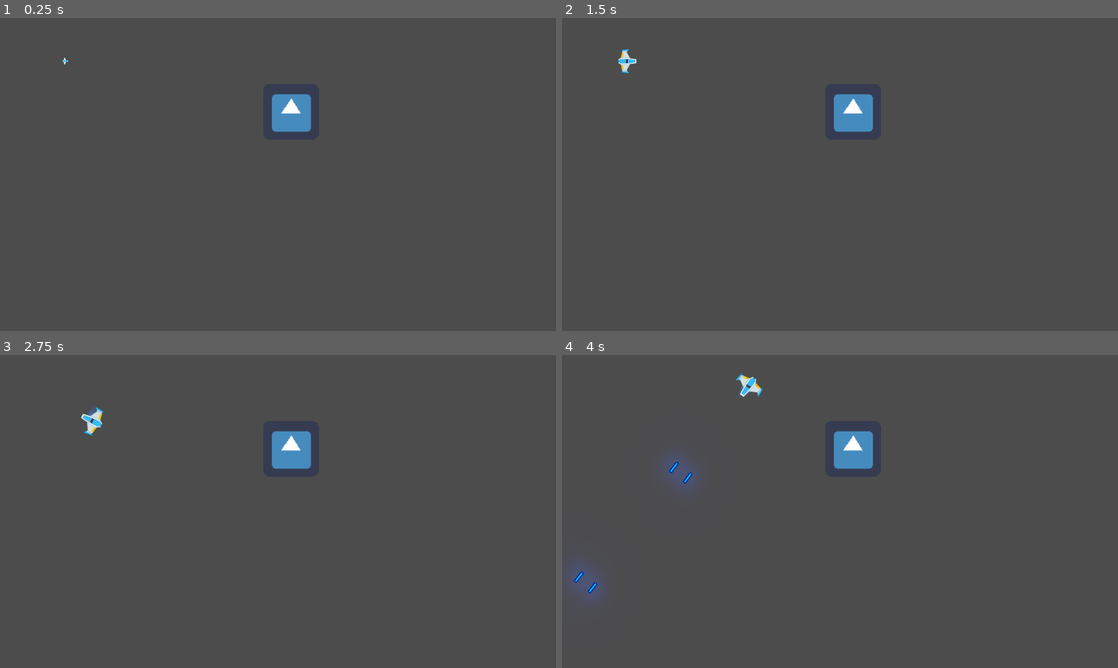
Above: before the commit, frames 1-4 (two rows, left to right).
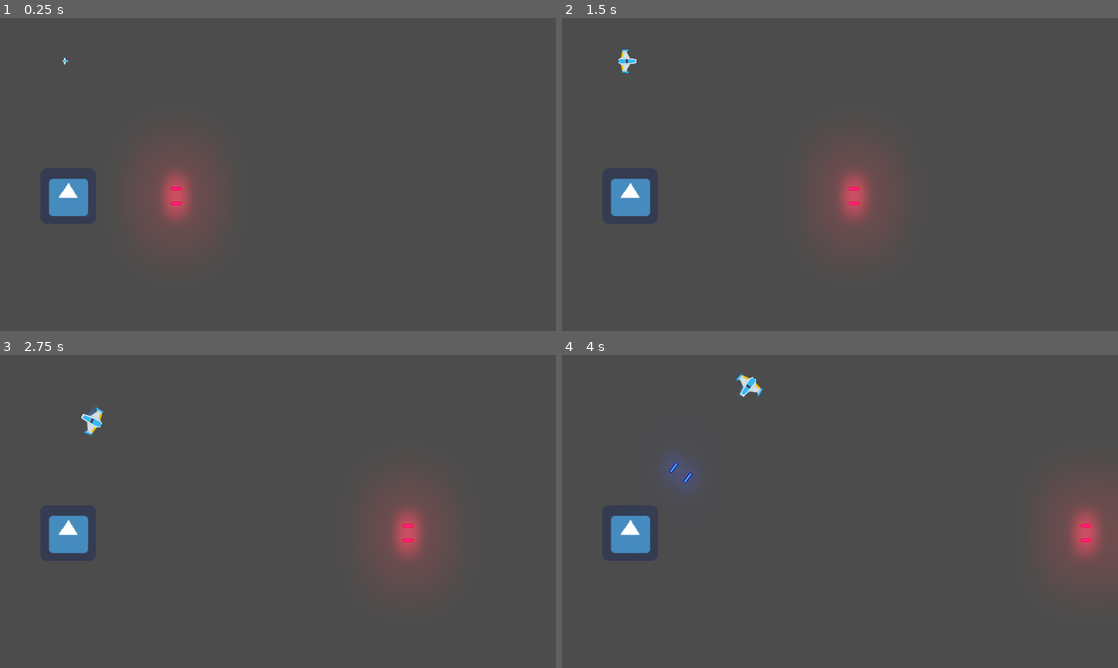
Above: after the commit, the same moments.

Repository: b4ngi/Meteoritos_Juego
Game: Godot game, scene res://Juego/Niveles/NivelTest.tscn
Two runs of this game, one before a commit and one after it. Both use one fixed random seed, a clock stepped at 60 frames per second and the inputs below. The engine's default icon, where the game draws it, is replaced by a stand-in: a white triangle on a blue panel in a dark square.
Inputs (mouse positions are in pixels of both pictures, inside the frame that each line leads up to):
- Up to frame 1 (0.25 s): no input
- Up to frame 2 (1.5 s): move the mouse to (812, 237) at 0.52 s; hold Space (disparo_principal) 0.53-1.28 s; hold W (mover_adelante) from 0.53 s (still down); move the mouse to (1006, 221) at 1.27 s; right-click (1006, 221) at 1.35 s
- Up to frame 3 (2.75 s): move the mouse to (111, 464) at 2.02 s; release W (mover_adelante) at 2.03 s; hold S (mover_atras) from 2.03 s (still down); hold A (rotar_antihorario) from 2.03 s (still down)
- Up to frame 4 (4 s): keep holding S (mover_atras); move the mouse to (867, 511) at 2.77 s; release A (rotar_antihorario) at 2.78 s; tap D (rotar_horario) at 2.85 s; move the mouse to (756, 433) at 3.52 s; hold Space (disparo_principal) from 3.53 s (still down)

The runs differ from the first frame. In frame 1, 4.2% of the frame differs, in the area x 8-56%, y 24-70%; in frame 2, 4.6%; in frame 3, 4.2%; in frame 4, 5.0%, in the area x 1-100%, y 24-79%.

Commit message:
Daño de proyectiles
- Daño disparo principal
- Daño laser
- Daño de disparos enemigos
- SFX impacto de proyectil
+

Diff:
--- /dev/null
+++ b/Juego/Enemigos/AreaColision.gd
@@ -0,0 +1,7 @@
+extends Area2D
+
+func recibir_danio(danio: float) -> void:
+	owner.recibir_danio(danio)
+
+func _ready():
+	pass
--- a/Juego/Enemigos/EnemigoDummy.gd
+++ b/Juego/Enemigos/EnemigoDummy.gd
@@ -1,11 +1,16 @@
 # EnemigoDummy.gd
 extends Node2D
 
-
-func _ready():
-	pass
-
+var hitpoints: float = 10.0
 
 func _on_Area2D_body_entered(body: Node) -> void:
 	if body is Player:
 		body.destruir()
+
+func recibir_danio(danio: float) -> void:
+	hitpoints -= danio
+	if hitpoints <= 0.0:
+		queue_free()
+
+func _process(delta: float) -> void:
+	$Canion.set_esta_disparando(true)
--- a/Juego/Enemigos/EnemigoDummy.tscn
+++ b/Juego/Enemigos/EnemigoDummy.tscn
@@ -1,7 +1,10 @@
-[gd_scene load_steps=4 format=2]
+[gd_scene load_steps=7 format=2]
 
 [ext_resource path="res://icon.png" type="Texture" id=1]
 [ext_resource path="res://Juego/Enemigos/EnemigoDummy.gd" type="Script" id=2]
+[ext_resource path="res://Juego/Enemigos/AreaColision.gd" type="Script" id=3]
+[ext_resource path="res://Juego/Proyectiles/Canion.tscn" type="PackedScene" id=4]
+[ext_resource path="res://Juego/Proyectiles/ProyectilEnemigo.tscn" type="PackedScene" id=5]
 
 [sub_resource type="RectangleShape2D" id=1]
 extents = Vector2( 87.4158, 91.8418 )
@@ -12,6 +15,7 @@
 [node name="Area2D" type="Area2D" parent="."]
 collision_layer = 2
 collision_mask = 9
+script = ExtResource( 3 )
 
 [node name="CollisionShape2D" type="CollisionShape2D" parent="Area2D"]
 shape = SubResource( 1 )
@@ -20,4 +24,16 @@
 scale = Vector2( 3, 3 )
 texture = ExtResource( 1 )
 
+[node name="Canion" parent="." instance=ExtResource( 4 )]
+proyectil = ExtResource( 5 )
+cadencia_disparo = 1.0
+
+[node name="PuntoIzquierdo" parent="Canion" index="0"]
+position = Vector2( 0, 25 )
+
+[node name="PuntoDerecho" parent="Canion" index="1"]
+position = Vector2( 0, -25 )
+
 [connection signal="body_entered" from="Area2D" to="." method="_on_Area2D_body_entered"]
+
+[editable path="Canion"]
--- a/Juego/Naves/Player/Player.gd
+++ b/Juego/Naves/Player/Player.gd
@@ -9,6 +9,7 @@
 export var potencia_motor: int = 20
 export var potencia_rotacion: int = 280
 export var estela_maxima: int = 150
+export var hitpoints: float = 15.0
 
 # Atributos
 var empuje: Vector2 = Vector2.ZERO
@@ -20,6 +21,7 @@
 onready var laser: RayoLaser = $LaserBeam2D
 onready var estela: Estela = $EstelaPuntoInicio/Trail2D
 onready var motor_sfx: Motor = $MotorSFX
+onready var impacto_sfx: AudioStreamPlayer2D = $ImpactoSFX
 onready var colisionador: CollisionShape2D = $CollisionShape2D
 
 # Metodos
@@ -57,6 +59,7 @@
 
 func destruir() -> void:
 	controlador_estados(ESTADO.MUERTO)
+
 
 # Metodos custom
 func controlador_estados(nuevo_estado: int) -> void:
@@ -108,6 +111,12 @@
 	if Input.is_action_just_released("disparo_principal"):
 		canion.set_esta_disparando(false)
 
+func recibir_danio(danio: float) -> void:
+	hitpoints -= danio
+	if hitpoints <= 0.0:
+		destruir()
+	impacto_sfx.play()
+
 # Seniales internas
 func _on_AnimationPlayer_animation_finished(anim_name: String) -> void:
 	if anim_name == "spawn":
--- a/Juego/Naves/Player/Player.tscn
+++ b/Juego/Naves/Player/Player.tscn
@@ -7,6 +7,7 @@
 [ext_resource path="res://Juego/Proyectiles/Laser/LaserBeam2D.tscn" type="PackedScene" id=5]
 [ext_resource path="res://Juego/Naves/Player/Estela/Trail2D.tscn" type="PackedScene" id=6]
 [ext_resource path="res://Juego/Naves/Player/Motor/MotorSFX.tscn" type="PackedScene" id=7]
+[ext_resource path="res://Juego/Naves/Player/audio_impacto.ogg" type="AudioStream" id=8]
 
 [sub_resource type="CircleShape2D" id=1]
 radius = 35.5477
@@ -55,9 +56,6 @@
 [node name="PuntoDerecho" parent="Canion" index="1"]
 position = Vector2( 2, 30 )
 
-[node name="DisparoSFX" parent="Canion" index="2"]
-visible = false
-
 [node name="LaserBeam2D" parent="." instance=ExtResource( 5 )]
 position = Vector2( 37.83, 0 )
 
@@ -72,12 +70,16 @@
 max_points = 150
 target_path = NodePath("..")
 
-[node name="MotorSFX" parent="." instance=ExtResource( 7 )]
-
 [node name="AnimationPlayer" type="AnimationPlayer" parent="."]
 autoplay = "spawn"
 anims/spawn = SubResource( 2 )
 
+[node name="MotorSFX" parent="." instance=ExtResource( 7 )]
+
+[node name="ImpactoSFX" type="AudioStreamPlayer2D" parent="."]
+stream = ExtResource( 8 )
+bus = "SFX"
+
 [connection signal="animation_finished" from="AnimationPlayer" to="." method="_on_AnimationPlayer_animation_finished"]
 
 [editable path="Canion"]
--- a/Juego/Niveles/NivelTest.tscn
+++ b/Juego/Niveles/NivelTest.tscn
@@ -17,4 +17,4 @@
 environment = ExtResource( 3 )
 
 [node name="EnemigoDummy" parent="." instance=ExtResource( 4 )]
-position = Vector2( 1004.66, 323.339 )
+position = Vector2( 235.328, 614.667 )
--- a/Juego/Proyectiles/Canion.tscn
+++ b/Juego/Proyectiles/Canion.tscn
@@ -1,7 +1,7 @@
 [gd_scene load_steps=4 format=2]
 
 [ext_resource path="res://Juego/Proyectiles/Canion.gd" type="Script" id=1]
-[ext_resource path="res://Juego/Proyectiles/Proyectil.tscn" type="PackedScene" id=2]
+[ext_resource path="res://Juego/Proyectiles/ProyectilPlayer.tscn" type="PackedScene" id=2]
 [ext_resource path="res://Juego/Proyectiles/ProyectilAudio.ogg" type="AudioStream" id=3]
 
 [node name="Canion" type="Node2D"]
--- a/Juego/Proyectiles/Laser/LaserBeam2D.gd
+++ b/Juego/Proyectiles/Laser/LaserBeam2D.gd
@@ -8,6 +8,8 @@
 export var max_length := 1400.0
 # Base duration of the tween animation in seconds.
 export var growth_time := 0.1
+
+export var radio_danio:float = 4.0
 
 # If `true`, the laser is firing.
 # It plays appearing and disappearing animations when it's not animating.
@@ -31,7 +33,7 @@
 
 func _physics_process(delta: float) -> void:
 	cast_to = (cast_to + Vector2.RIGHT * cast_speed * delta).clamped(max_length)
-	cast_beam()
+	cast_beam(delta)
 
 
 func set_is_casting(cast: bool) -> void:
@@ -54,7 +56,7 @@
 
 # Controls the emission of particles and extends the Line2D to `cast_to` or the ray's
 # collision point, whichever is closest.
-func cast_beam() -> void:
+func cast_beam(delta: float) -> void:
 	var cast_point := cast_to
 
 	force_raycast_update()
@@ -64,6 +66,8 @@
 		cast_point = to_local(get_collision_point())
 		collision_particles.global_rotation = get_collision_normal().angle()
 		collision_particles.position = cast_point
+		if get_collider().has_method("recibir_danio"):
+			get_collider().recibir_danio(radio_danio * delta)
 
 	fill.points[1] = cast_point
 	beam_particles.position = cast_point * 0.5
--- a/Juego/Proyectiles/Laser/LaserBeam2D.tscn
+++ b/Juego/Proyectiles/Laser/LaserBeam2D.tscn
@@ -64,6 +64,8 @@
 z_index = 41
 enabled = true
 cast_to = Vector2( 0, 0 )
+collision_mask = 6
+collide_with_areas = true
 script = ExtResource( 1 )
 
 [node name="FillLine2D" type="Line2D" parent="."]
--- a/Juego/Proyectiles/Proyectil.gd
+++ b/Juego/Proyectiles/Proyectil.gd
@@ -7,11 +7,11 @@
 var danio: float
 
 # Metodos
-
 func crear(pos: Vector2, dir: float, vel: float, danio_p: int) -> void:
 	position = pos
 	rotation = dir
 	velocidad = Vector2(vel, 0).rotated(dir)
+	danio = danio_p
 
 func _physics_process(delta: float) -> void:
 	position += velocidad * delta
@@ -19,6 +19,18 @@
 func _ready():
 	pass # Replace with function body.
 
+# Metodos custom
+func daniar(otro_cuerpo: CollisionObject2D) -> void:
+	if otro_cuerpo.has_method("recibir_danio"):
+		otro_cuerpo.recibir_danio(danio)
+	queue_free()
 
+# Seniales
 func _on_VisibilityNotifier2D_screen_exited() -> void:
 	queue_free()
+
+func _on_area_entered(area: Area2D) -> void:
+	daniar(area)
+
+func _on_body_entered(body: Node) -> void:
+	daniar(body)
--- a/Juego/Proyectiles/Proyectil.tscn
+++ b/Juego/Proyectiles/Proyectil.tscn
@@ -1,7 +1,11 @@
-[gd_scene load_steps=3 format=2]
+[gd_scene load_steps=4 format=2]
 
 [ext_resource path="res://Juego/Proyectiles/proyectil_player.png" type="Texture" id=1]
 [ext_resource path="res://Juego/Proyectiles/Proyectil.gd" type="Script" id=2]
+
+[sub_resource type="CapsuleShape2D" id=1]
+radius = 4.80407
+height = 31.7752
 
 [node name="Proyectil" type="Area2D"]
 z_index = 40
@@ -11,16 +15,18 @@
 script = ExtResource( 2 )
 
 [node name="Sprite" type="Sprite" parent="."]
-modulate = Color( 0, 0.734375, 2, 1 )
 rotation = 1.5708
 scale = Vector2( 1.5, 1.2 )
 texture = ExtResource( 1 )
 
 [node name="CollisionShape2D" type="CollisionShape2D" parent="."]
 rotation = 1.5708
+shape = SubResource( 1 )
 
 [node name="VisibilityNotifier2D" type="VisibilityNotifier2D" parent="."]
 position = Vector2( -0.297639, 0.0893157 )
 scale = Vector2( 1.92268, 0.36405 )
 
+[connection signal="area_entered" from="." to="." method="_on_area_entered"]
+[connection signal="body_entered" from="." to="." method="_on_body_entered"]
 [connection signal="screen_exited" from="VisibilityNotifier2D" to="." method="_on_VisibilityNotifier2D_screen_exited"]
--- a/Juego/Proyectiles/ProyectilPlayer.tscn
+++ b/Juego/Proyectiles/ProyectilPlayer.tscn
@@ -10,5 +10,8 @@
 collision_layer = 8
 collision_mask = 6
 
+[node name="Sprite" parent="." index="0"]
+modulate = Color( 0.24, 0.710938, 2, 1 )
+
 [node name="CollisionShape2D" parent="." index="1"]
 shape = SubResource( 1 )
Not shown: 1 places in Juego/Naves/Player/Player.tscn that only renumber resources
Not shown, added: Juego/Naves/Player/audio_impacto.ogg.import
Not shown, added: Juego/Naves/Player/audio_impacto.ogg
